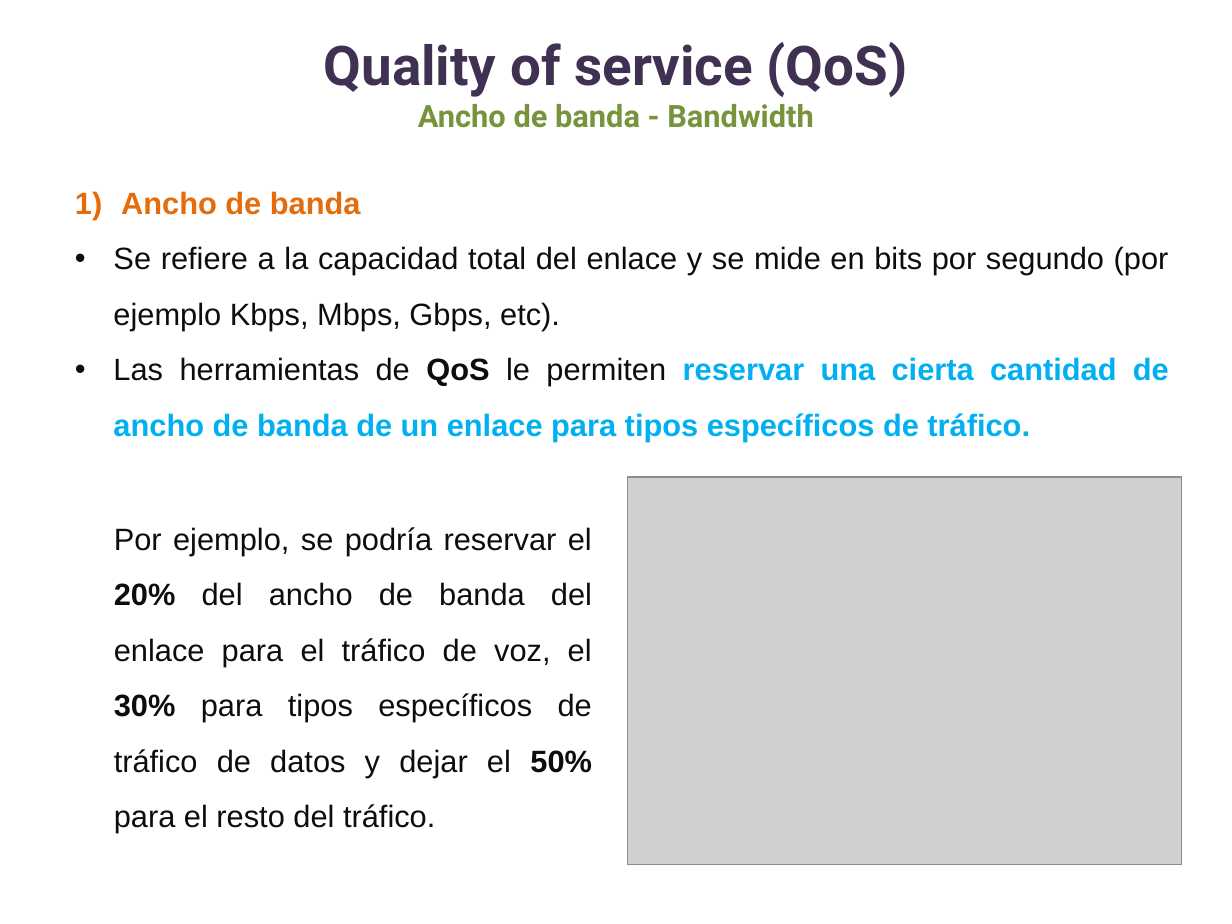
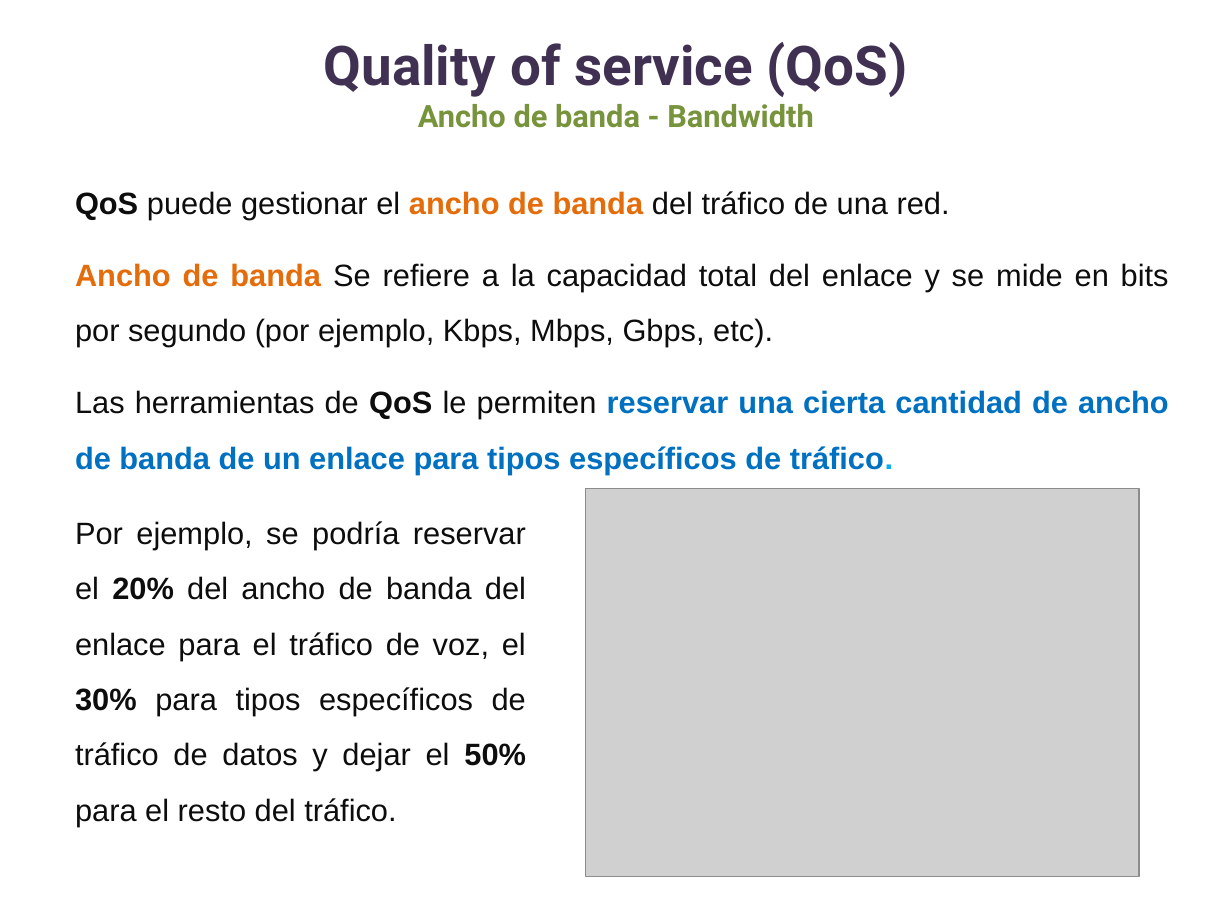
Before and after one commit to lizetheP/WAN, a slide deck: slide 12 of Calendario2025/Presentaciones/13_QoS.pptx. Drawn at 1232x924 pixels with LibreOffice and Linux fonts; fonts in the diff are those of the drawing; grey boxes stand for pictures. Boxes give left, top, right and bottom in pixels: in the first picture for what was removed or moved away, otherwise in the second. Text is boxed around its words. In the diff, an @@ line names an element or a change of style, - is before the commit and + after.

```diff
--- a/Calendario2025/Presentaciones/13_QoS.pptx
+++ b/Calendario2025/Presentaciones/13_QoS.pptx
@@ text at (75, 191, 1169, 347): text changed @@
-1) Ancho de banda
-• Se refiere a la capacidad total del enlace y se mide en bits por segundo (por ejemplo Kbps, Mbps, Gbps, etc).
+QoS puede gestionar el ancho de banda del tráfico de una red.
+Ancho de banda Se refiere a la capacidad total del enlace y se mide en bits por segundo (por ejemplo, Kbps, Mbps, Gbps, etc).
@@ text at (75, 390, 1169, 474): text colour #00B0F0 to #0070C0 in "reservar una cierta cantidad de ancho de ..."; bullet • to none @@
@@ text "Por ejemplo, se podría reservar ..." rewrapped from (114, 527, 592, 833) to (75, 521, 526, 826) @@
@@ picture: place and size @@
-picture at (627, 477, 1181, 865)
+picture at (585, 489, 1140, 877)
```
Also in this commit, not shown: 7 other slides changed, 11 slides removed, 29 other files.
